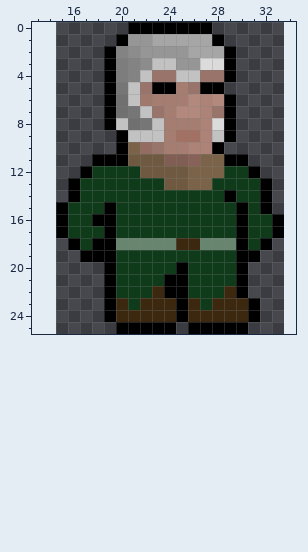
File history of a pixel-art sprite, player.png. Above is the file before it was changed.
The file is 190x260 pixels, drawn in blocks of 10x10; one block is one cell here. Colours within 5 levels of each other are drawn and written as one. Shown: x 13..34, y 0..25. The old version is drawn lined up with the new one, on the new canvas.
Once edited:
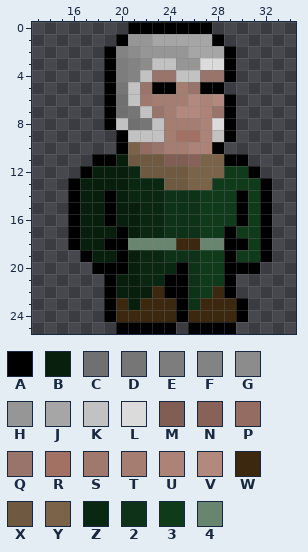
Palette (. is transparent): A #000000  B #081f0e  C #707070  D #767676  E #7d7d7d  F #838383  G #8c8c8c  H #969696  J #a6a6a6  K #c2c2c2  L #dbdbdb  M #815e54  N #886258  P #946c61  Q #99746a  R #a37164  S #a0786c  T #a67d71  U #ad8377  V #b3897d  W #3b280f  X #6f5a41  Y #7a6348  Z #0a2712  2 #0d3217  3 #0f3b1b  4 #67856f
Message: Fixed collisions for player, still dies on impact of enemy
Edits made:
canvas 19x26 -> 50x26, the old top-left corner now at 15,0
The author changed colour 3 to colour 2 in rows 14 to 17 at x 24 to 26; in row 19 at x 24 to 26; in rows 20 to 22 at x 26.
The author changed colour W to colour 2 in row 23 at x 26.
The author changed colour A to colour 3 in row 14 at x 29; in row 17 at x 30; in row 19 at x 30 to 31.
Colour A now appears in row 19 at x 32; in row 20 at x 18 and 31.
The author changed colour 3 to colour A in row 14 at x 19 and 30; in row 15 at x 16; in row 16 at x 16 and 32; in row 17 at x 16, 20, 29 and 32; in rows 19 to 20 at x 20 and 29; in row 21 at x 29.
The author changed colour 4 to colour A in row 18 at x 20 and 29.
The author changed colour W to colour A in row 22 at x 29; in rows 23 to 24 at x 30.
The author changed colour 3 to colour B in row 12 at x 18 to 20; in row 13 at x 17 to 20; in row 14 at x 17 to 18 and 20; in row 15 at x 17 to 18 and 20 to 21; in row 16 at x 17 and 20 to 21; in row 17 at x 17 to 18 and 21.
The author changed colour 3 to colour B in row 18 at x 17; in rows 19 to 20 at x 21; in row 21 at x 20 to 21; in row 22 at x 20 to 22; in row 23 at x 21.
The author changed colour A to colour B in row 11 at x 20; in row 16 at x 18; in row 17 at x 19; in row 18 at x 18; in row 19 at x 18 to 19.
The author changed colour 3 to colour W in row 22 at x 28; in row 23 at x 27.
The author changed colour 3 to colour Z in row 12 at x 21; in rows 13 to 14 at x 21 to 23; in rows 15 to 17 at x 22 to 23; in row 19 at x 22 to 23; in row 20 at x 22 to 24; in row 21 at x 22 to 23.
Colour A is gone in row 15 at x 15; in rows 16 to 17 at x 15 and 33; in rows 21 to 22 at x 30; in rows 23 to 24 at x 31; in row 25 at x 30.
Boxes around the changes in both pictures, in picture pixels (x1, y1, x2, y2):
changed: (56, 154, 284, 334)
